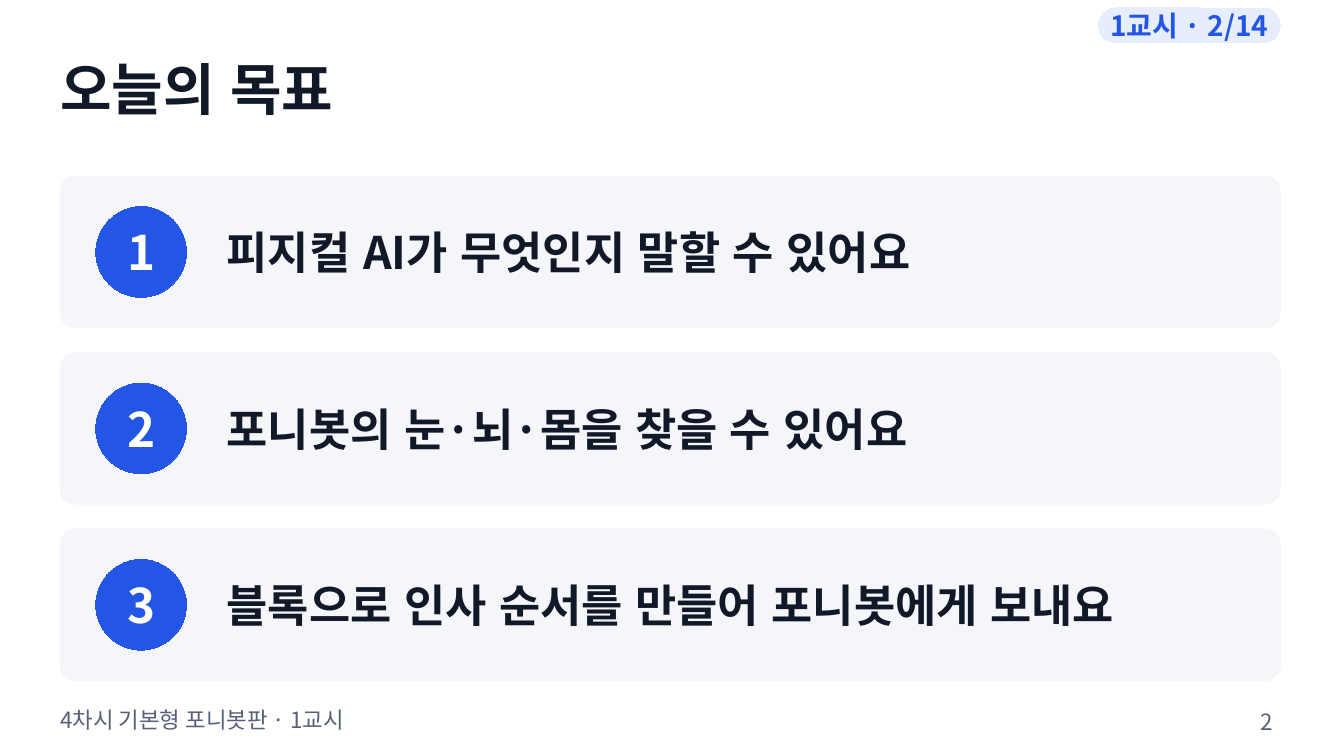
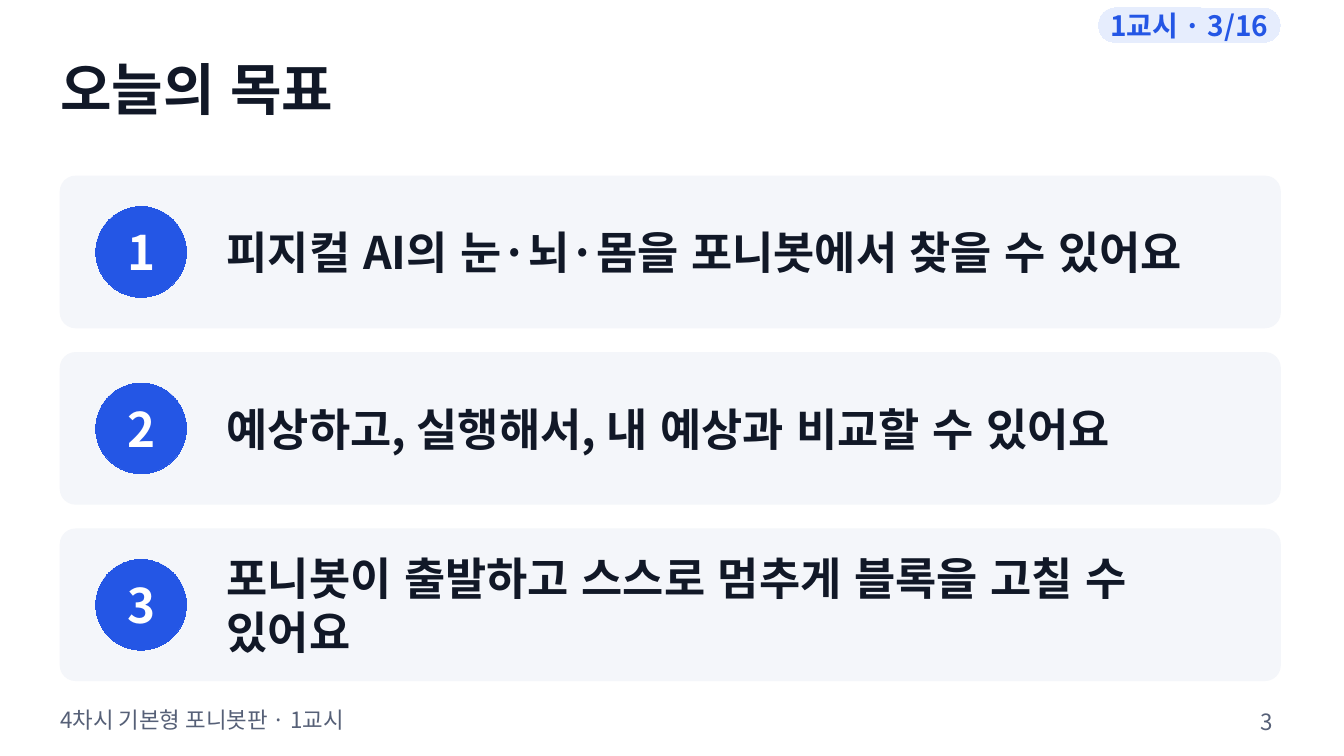
Before and after one commit to boundaryx01-uniquelife/microbit, a slide deck: slide 3 of bridge/ponybot/materials/포니봇_4차시_기본형/ponybot_4차시_수업슬라이드.pptx (slide 2 before the commit). Drawn at 1344x756 pixels with LibreOffice and Linux fonts; fonts in the diff are those of the drawing. Boxes give left, top, right and bottom in pixels: in the first picture for what was removed or moved away, otherwise in the second. Text is boxed around its words. In the diff, an @@ line names an element or a change of style, - is before the commit and + after.

```diff
--- a/bridge/ponybot/materials/포니봇_4차시_기본형/ponybot_4차시_수업슬라이드.pptx
+++ b/bridge/ponybot/materials/포니봇_4차시_기본형/ponybot_4차시_수업슬라이드.pptx
@@ text in rounded rectangle at (1110, 12, 1268, 41): text changed @@
-1교시 · 2/14
+1교시 · 3/16
@@ text at (227, 231, 1183, 273): text changed @@
-피지컬 AI가 무엇인지 말할 수 있어요
+피지컬 AI의 눈·뇌·몸을 포니봇에서 찾을 수 있어요
@@ text at (227, 408, 1110, 456): text changed @@
-포니봇의 눈·뇌·몸을 찾을 수 있어요
+예상하고, 실행해서, 내 예상과 비교할 수 있어요
@@ text at (227, 557, 1126, 653): text changed @@
-블록으로 인사 순서를 만들어 포니봇에게 보내요
+포니봇이 출발하고 스스로 멈추게 블록을 고칠 수 있어요
@@ page number at (1261, 713, 1273, 731): text changed @@
-2
+3
```
Also in this commit, not shown: 10 other slides changed, 5 slides added, 3 slides removed, 20 other files.
